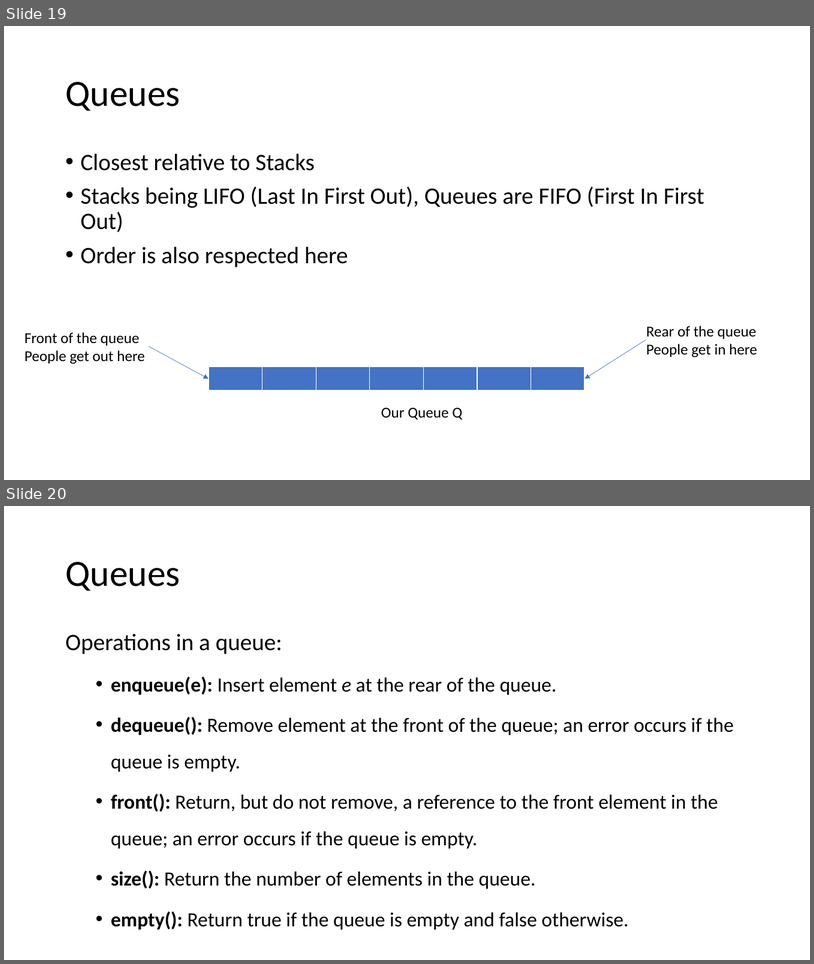
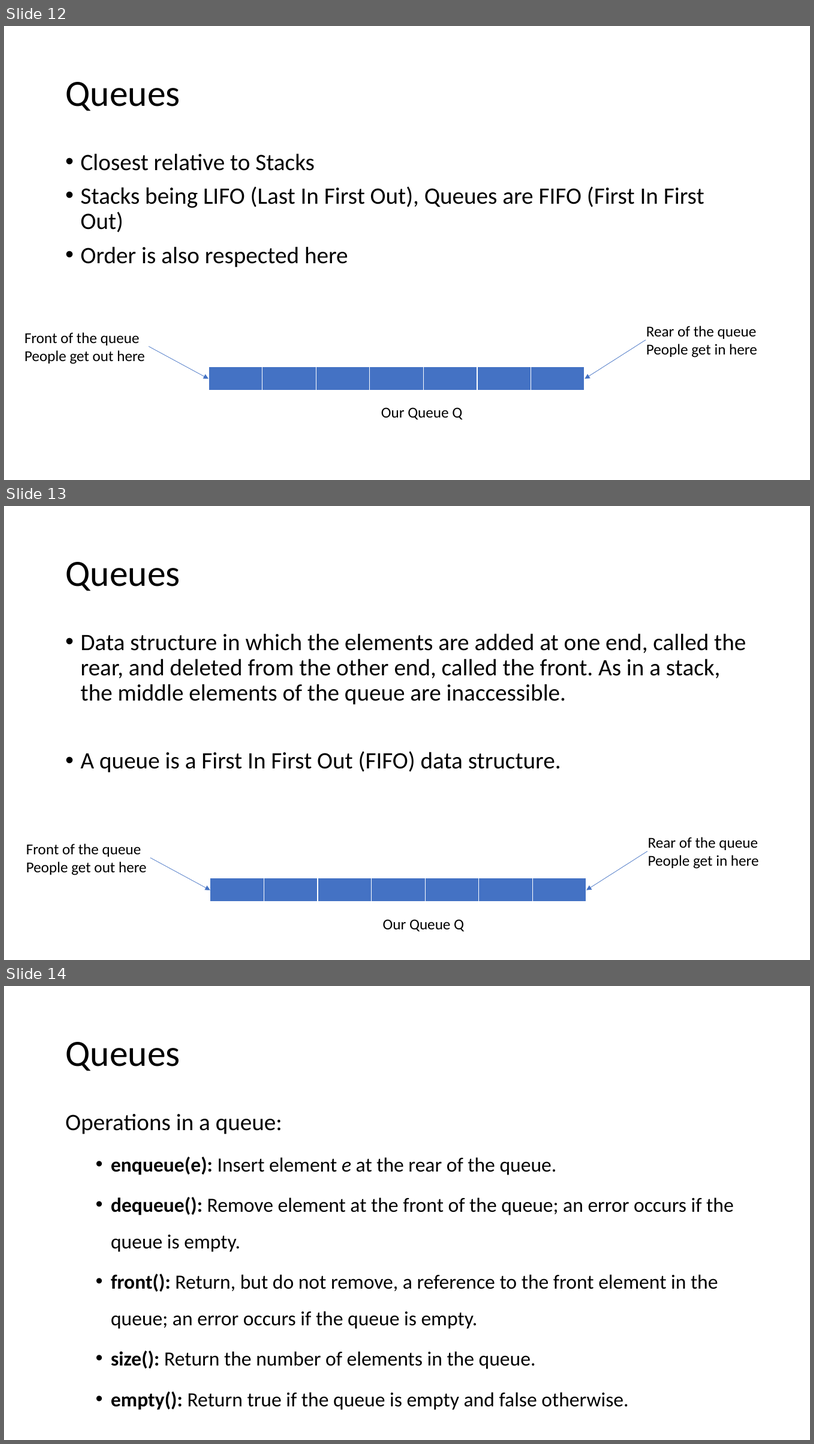
Before and after one commit to juliennyambal/COMS-1021-A-2019, a slide deck: Stacks and Queues/Queues.pptx. Shown one above the other, each under a label of ours: slides 19 and 20 before the commit, slides 12, 13 and 14 after it. The pictures are 814x964 and 814x1444 pixels, drawn with LibreOffice and Linux fonts; fonts in the diff are those of the drawing. Boxes give left, top, right and bottom in pixels: in the first picture for what was removed or moved away, otherwise in the second. Text is boxed around its words. In the diff, an @@ line names an element or a change of style, - is before the commit and + after.

Commit message:
Queues

```diff
--- a/Stacks and Queues/Queues.pptx
+++ b/Stacks and Queues/Queues.pptx
@@ slide 13 added at [4, 506, 810, 960], background #FFFFFF @@
@@ title added at [65, 562, 180, 591], 44 pt, text #000000 @@
+Queues
@@ text added at [81, 633, 746, 772], 28 pt, text #000000 @@
+• Data structure in which the elements are added at one end, called the rear, and deleted from the other end, called the front. As in a stack, the middle elements of the queue are inaccessible.
+• A queue is a First In First Out (FIFO) data structure.
@@ text added at [26, 843, 147, 875], 18 pt, text #000000 @@
+Front of the queue
+People get out here
@@ text added at [648, 837, 759, 868], 18 pt, text #000000 @@
+Rear of the queue
+People get in here
@@ arrow added from (150, 858) to (210, 890), #4472C4 0.5 pt @@
@@ arrow added from (648, 851) to (587, 890), #4472C4 0.5 pt @@
@@ table added at [210, 877, 587, 902], 1 rows, 7 columns @@
+ |  |  |  |  |  | 
@@ text added at [383, 919, 464, 931], 18 pt, text #000000 @@
+Our Queue Q
@@ what was slide 19 is now slide 12 @@
@@ what was slide 20 is now slide 14 @@
```
Also in this commit, not shown: 1 slide changed, 1 other slide added, 7 slides removed.
